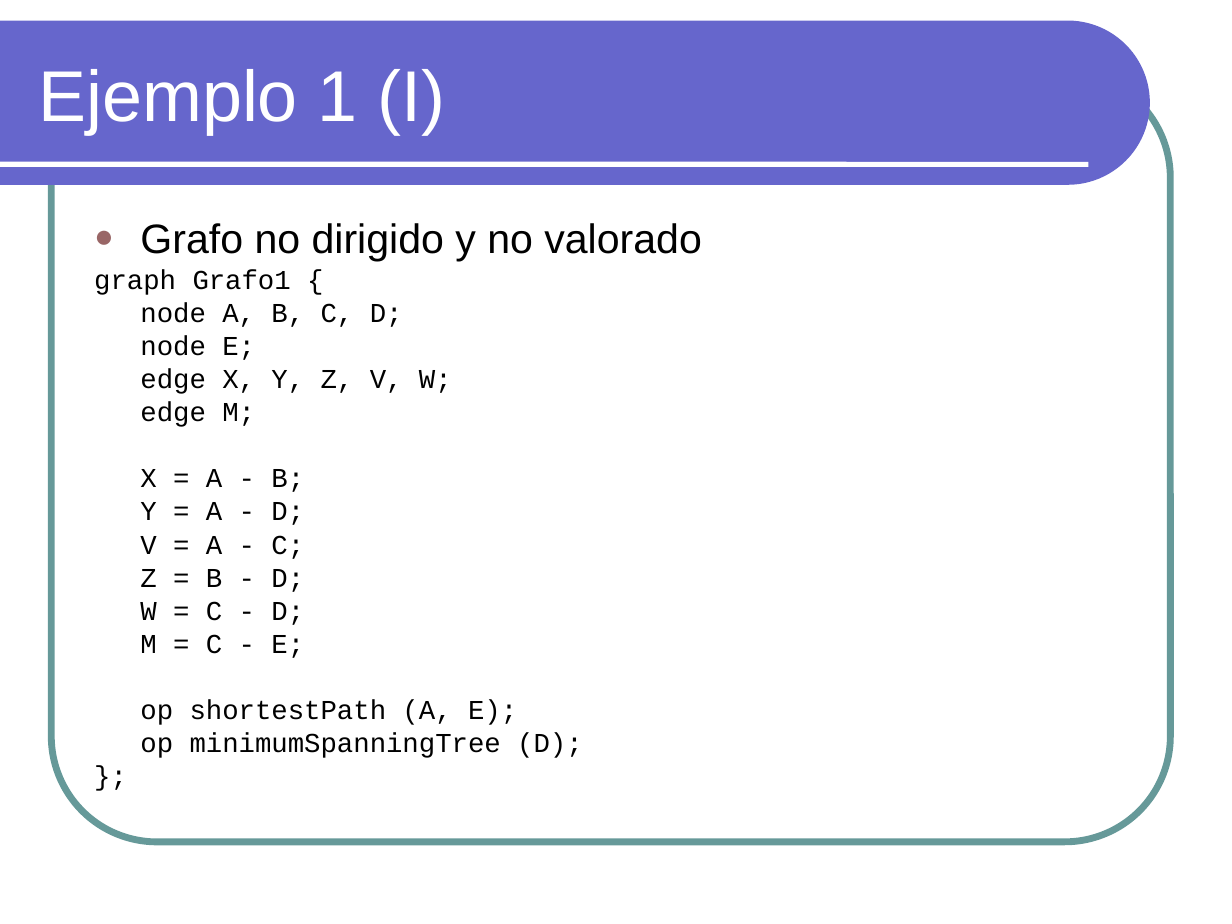
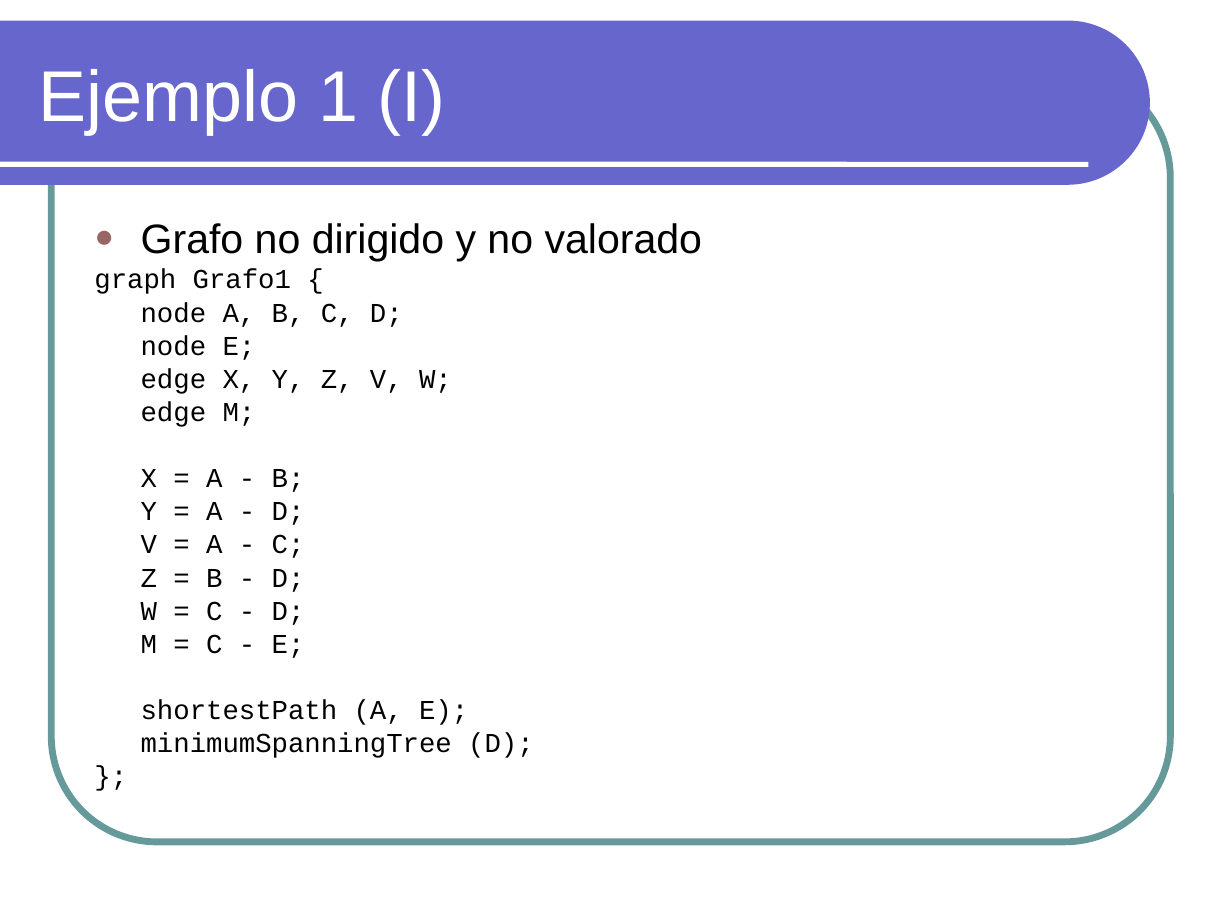
Before and after one commit to txedo/pl-graphs, a slide deck: slide 5 of 2 - Problema y Lenguaje/Sesion1.ppt. Drawn at 1232x924 pixels with LibreOffice and Linux fonts; fonts in the diff are those of the drawing. Boxes give left, top, right and bottom in pixels: in the first picture for what was removed or moved away, otherwise in the second. Text is boxed around its words. In the diff, an @@ line names an element or a change of style, - is before the commit and + after.

```diff
--- a/2 - Problema y Lenguaje/Sesion1.ppt
+++ b/2 - Problema y Lenguaje/Sesion1.ppt
@@ text at (141, 700, 534, 758): text changed @@
-op shortestPath (A, E);
-op minimumSpanningTree (D);
+shortestPath (A, E);
+minimumSpanningTree (D);
```
Also in this commit, not shown: 18 other slides changed, 2 slides added.
